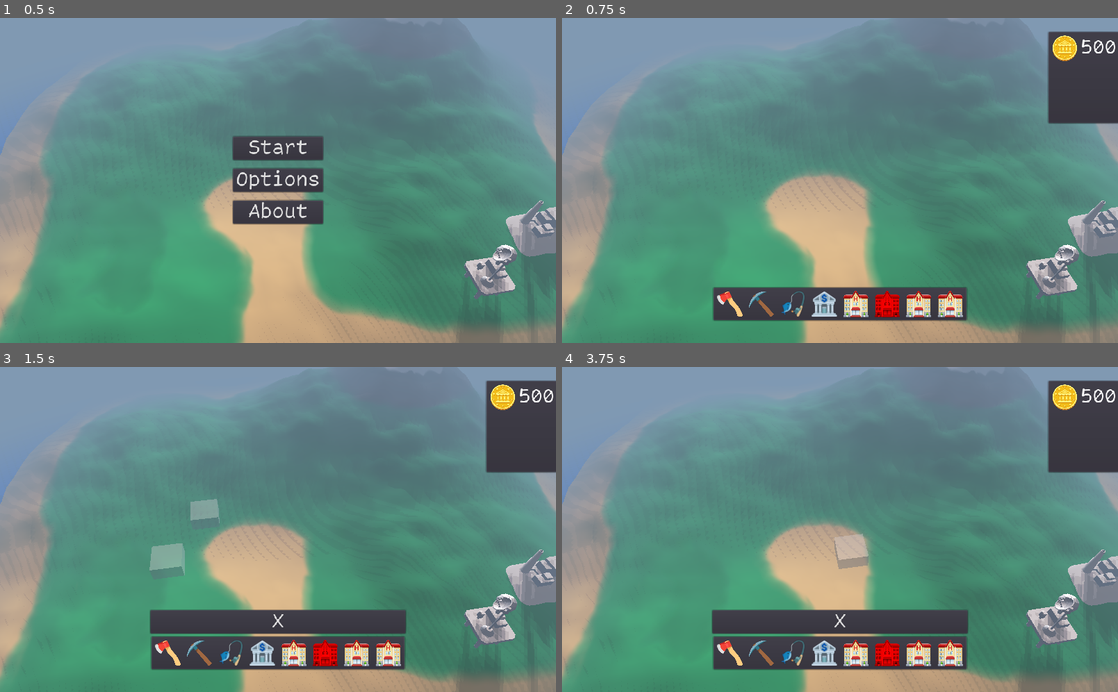
Above: before the commit, frames 1-4 (two rows, left to right).
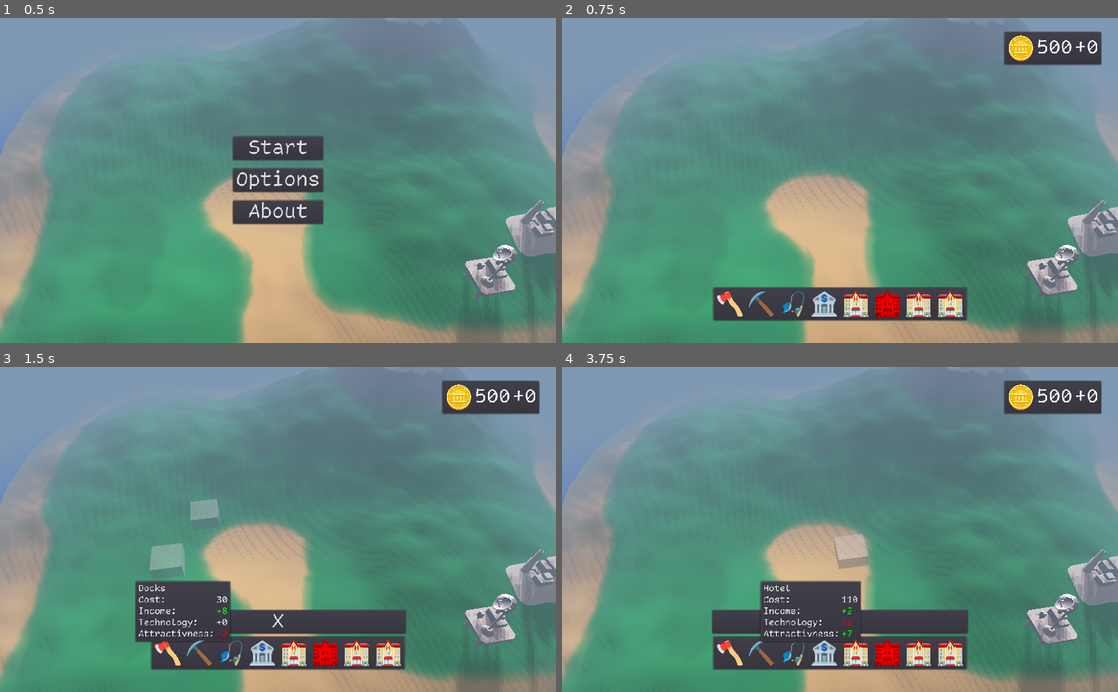
Above: after the commit, the same moments.

Repository: ash4rk/ld54-island-city-builder
Game: Godot game, scene res://main.tscn
The game is run twice, just before and just after one commit, with the same random seed, the same clock (stepped at 60 frames per second) and the same inputs.
Inputs (mouse positions are in pixels of both pictures, inside the frame that each line leads up to):
- Up to frame 1 (0.5 s): no input
- Up to frame 2 (0.75 s): click "Start" at 0.5 s
- Up to frame 3 (1.5 s): click (166, 653) at 1.25 s
- Up to frame 4 (3.75 s): click "X" at 2 s; click (762, 653) at 2.75 s; click (795, 653) at 3.5 s

Frame 1 is identical in both runs. In frame 2, 3.8% of the frame differs, in the area x 79-100%, y 4-33%; in frame 3, 6.0%, in the area x 24-100%, y 4-85%; in frame 4, 5.9%.

Commit message:
FEAT: Implement build info panel tooltip

Diff:
--- /dev/null
+++ b/assets/small_text_theme.tres
@@ -0,0 +1,9 @@
+[gd_resource type="Theme" load_steps=3 format=2]
+
+[ext_resource path="res://assets/fonts/ComicCode.otf" type="DynamicFontData" id=1]
+
+[sub_resource type="DynamicFont" id=1]
+font_data = ExtResource( 1 )
+
+[resource]
+default_font = SubResource( 1 )
--- a/autoload/global.gd
+++ b/autoload/global.gd
@@ -2,7 +2,8 @@
 
 const MAX_STEPS: int = 50
 
-var coins: int = 500 setget _set_coins;
+var coins: int = 500 setget _set_coins
+var income: int = 0 setget _set_income
 var current_step: int = 0
 
 signal update_stats()
@@ -26,6 +27,10 @@
 	coins = new_value
 	update_stats()
 
+func _set_income(new_value):
+	income = new_value
+	update_stats()
+
 func game_loop():
 	while current_step < MAX_STEPS:
 		print("current_step ", current_step)
--- a/main.tscn
+++ b/main.tscn
@@ -25,6 +25,7 @@
 [ext_resource path="res://assets/buildings_info/winery.tres" type="Resource" id=23]
 [ext_resource path="res://assets/buildings_info/hotel.tres" type="Resource" id=24]
 [ext_resource path="res://assets/buildings_info/meteo.tres" type="Resource" id=25]
+[ext_resource path="res://assets/small_text_theme.tres" type="Theme" id=26]
 
 [sub_resource type="SpatialMaterial" id=4]
 resource_local_to_scene = true
@@ -169,17 +170,17 @@
 [node name="StatsContainer" type="PanelContainer" parent="UI"]
 anchor_left = 1.0
 anchor_right = 1.0
-margin_left = -130.0
+margin_left = -211.0
 margin_top = 24.0
-margin_right = -40.0
-margin_bottom = 196.0
+margin_right = -73.0
+margin_bottom = 88.0
 
 [node name="GridContainer" type="GridContainer" parent="UI/StatsContainer"]
 margin_left = 7.0
 margin_top = 7.0
-margin_right = 83.0
-margin_bottom = 165.0
-columns = 2
+margin_right = 131.0
+margin_bottom = 57.0
+columns = 3
 
 [node name="CoinsTexture" type="TextureRect" parent="UI/StatsContainer/GridContainer"]
 margin_right = 50.0
@@ -194,6 +195,13 @@
 margin_right = 76.0
 margin_bottom = 43.0
 text = "0"
+
+[node name="IncomeValue" type="Label" parent="UI/StatsContainer/GridContainer"]
+margin_left = 80.0
+margin_top = 6.0
+margin_right = 124.0
+margin_bottom = 43.0
+text = "+0"
 
 [node name="BuildingContainer" type="VBoxContainer" parent="UI"]
 anchor_left = 0.5
@@ -214,14 +222,15 @@
 text = "X"
 
 [node name="BuildingButtons" type="PanelContainer" parent="UI/BuildingContainer"]
-margin_right = 296.0
+margin_right = 470.0
 margin_bottom = 64.0
 
 [node name="HBoxContainer" type="HBoxContainer" parent="UI/BuildingContainer/BuildingButtons"]
 margin_left = 7.0
 margin_top = 7.0
-margin_right = 289.0
+margin_right = 463.0
 margin_bottom = 57.0
+theme = ExtResource( 26 )
 custom_constants/separation = 8
 
 [node name="Docks" parent="UI/BuildingContainer/BuildingButtons/HBoxContainer" instance=ExtResource( 7 )]
@@ -252,19 +261,19 @@
 building_info = ExtResource( 21 )
 
 [node name="Spaceport" parent="UI/BuildingContainer/BuildingButtons/HBoxContainer" instance=ExtResource( 7 )]
-margin_left = 232.0
-margin_right = 282.0
+margin_left = 290.0
+margin_right = 340.0
 texture_normal = ExtResource( 10 )
 building_info = ExtResource( 20 )
 
 [node name="Meteo" parent="UI/BuildingContainer/BuildingButtons/HBoxContainer" instance=ExtResource( 7 )]
-margin_left = 232.0
-margin_right = 282.0
+margin_left = 348.0
+margin_right = 398.0
 texture_normal = ExtResource( 10 )
 building_info = ExtResource( 25 )
 
 [node name="Winery" parent="UI/BuildingContainer/BuildingButtons/HBoxContainer" instance=ExtResource( 7 )]
-margin_left = 232.0
-margin_right = 282.0
+margin_left = 406.0
+margin_right = 456.0
 texture_normal = ExtResource( 10 )
 building_info = ExtResource( 23 )
--- a/scenes/placeholder.gd
+++ b/scenes/placeholder.gd
@@ -6,7 +6,7 @@
 
 onready var buildings_node = $"../../"
 
-var want_to_build = null
+var want_to_build_info = null
 var cost_value = 0
 var currentState: int = State.NORMAL
 
@@ -19,7 +19,7 @@
 	if currentState == State.CONSTRUCTED:
 		return
 
-	if want_to_build == "_":
+	if want_to_build_info.build_name == "_":
 		change_state(State.RESTRICTED)
 	else:
 		change_state(State.ACTIVE)
@@ -53,7 +53,7 @@
 		return
 
 	if (event is InputEventMouseButton and event.pressed and event.button_index == BUTTON_LEFT) and Global.coins>= cost_value:
-		match want_to_build:
+		match want_to_build_info.build_name:
 			"Docks":
 				_create_building(preload("res://scenes/docks.tscn").instance())
 			"Bungalow":
@@ -75,6 +75,7 @@
 		change_state(State.CONSTRUCTED)
 		emit_signal("building_created")
 		Global.coins -= cost_value
+		Global.income += want_to_build_info.income
 		Global.next_move()
 
 func update_visibility(building_info):
@@ -82,7 +83,7 @@
 		return
 
 	cost_value = building_info.cost_coins
-	want_to_build = building_info.build_name
+	want_to_build_info = building_info
 	self.visible = self.terrain_tags == building_info.required_terrain
 
 func _create_building(build_instance):
--- a/scenes/placeholder.tscn
+++ b/scenes/placeholder.tscn
@@ -14,7 +14,6 @@
 depth = 4.0
 material = SubResource( 3 )
 script = ExtResource( 1 )
-terrain_tags = null
 
 [node name="Area" type="Area" parent="."]
 
--- a/scenes/ui/building_button.gd
+++ b/scenes/ui/building_button.gd
@@ -6,3 +6,33 @@
 
 func _ready():
 	cost = building_info.cost_coins
+	$InfoPanel/VBoxContainer/NameLabel.text = str(building_info.build_name)
+	$InfoPanel/VBoxContainer/CostValueLabel.text = str(building_info.cost_coins)
+	_set_sign_and_color($InfoPanel/VBoxContainer/IncomeValueLabel, building_info.income)
+	_set_sign_and_color($InfoPanel/VBoxContainer/TechnologyValueLabel, building_info.technologies)
+	_set_sign_and_color($InfoPanel/VBoxContainer/AttractivnessValueLabel, building_info.attractiveness)
+
+	self.connect("mouse_entered", self, "_on_mouse_entered")
+	self.connect("mouse_exited", self, "_on_mouse_exited")
+
+func _on_mouse_entered():
+	if !$InfoPanel.visible:
+		$InfoPanel.show()
+
+func _on_mouse_exited():
+	if $InfoPanel.visible:
+		$InfoPanel.hide()
+
+func _set_sign_and_color(label: Label, value: int):
+	var sign_char = ""
+	if value > 0:
+		sign_char = "+"
+		label.modulate = Color.green
+	elif value < 0:
+		sign_char = "-"
+		label.modulate = Color.red
+	elif value == 0:
+		sign_char = "+"
+		label.modulate = Color.white
+
+	label.text = sign_char+str(abs(value))
--- a/scenes/ui/building_button.tscn
+++ b/scenes/ui/building_button.tscn
@@ -10,3 +10,79 @@
 texture_normal = ExtResource( 1 )
 expand = true
 script = ExtResource( 2 )
+
+[node name="InfoPanel" type="PanelContainer" parent="."]
+visible = false
+margin_left = -36.0
+margin_top = -109.0
+margin_right = 78.0
+margin_bottom = -9.0
+
+[node name="VBoxContainer" type="GridContainer" parent="InfoPanel"]
+margin_left = 7.0
+margin_top = 7.0
+margin_right = 107.0
+margin_bottom = 93.0
+columns = 2
+
+[node name="NameLabel" type="Label" parent="InfoPanel/VBoxContainer"]
+margin_right = 88.0
+margin_bottom = 14.0
+text = "Name"
+
+[node name="Empty" type="Label" parent="InfoPanel/VBoxContainer"]
+margin_left = 92.0
+margin_right = 100.0
+margin_bottom = 14.0
+
+[node name="CostLabel" type="Label" parent="InfoPanel/VBoxContainer"]
+margin_top = 18.0
+margin_right = 88.0
+margin_bottom = 32.0
+text = "Cost: "
+
+[node name="CostValueLabel" type="Label" parent="InfoPanel/VBoxContainer"]
+margin_left = 92.0
+margin_top = 18.0
+margin_right = 100.0
+margin_bottom = 32.0
+text = "0"
+
+[node name="IncomeLabel" type="Label" parent="InfoPanel/VBoxContainer"]
+margin_top = 36.0
+margin_right = 88.0
+margin_bottom = 50.0
+text = "Income:"
+
+[node name="IncomeValueLabel" type="Label" parent="InfoPanel/VBoxContainer"]
+margin_left = 92.0
+margin_top = 36.0
+margin_right = 100.0
+margin_bottom = 50.0
+text = "0"
+
+[node name="TechnologyLabel" type="Label" parent="InfoPanel/VBoxContainer"]
+margin_top = 54.0
+margin_right = 88.0
+margin_bottom = 68.0
+text = "Technology:"
+
+[node name="TechnologyValueLabel" type="Label" parent="InfoPanel/VBoxContainer"]
+margin_left = 92.0
+margin_top = 54.0
+margin_right = 100.0
+margin_bottom = 68.0
+text = "0"
+
+[node name="AttractivnessLabel" type="Label" parent="InfoPanel/VBoxContainer"]
+margin_top = 72.0
+margin_right = 88.0
+margin_bottom = 86.0
+text = "Attractivness:"
+
+[node name="AttractivnessValueLabel" type="Label" parent="InfoPanel/VBoxContainer"]
+margin_left = 92.0
+margin_top = 72.0
+margin_right = 100.0
+margin_bottom = 86.0
+text = "0"
--- a/scripts/ui.gd
+++ b/scripts/ui.gd
@@ -2,16 +2,34 @@
 
 onready var buttons = $BuildingContainer/BuildingButtons/HBoxContainer.get_children()
 onready var coins_value = $StatsContainer/GridContainer/CoinsValue
+onready var income_value = $StatsContainer/GridContainer/IncomeValue
 
 func _ready():
 	print("ui_ready")
-	Global.connect("update_stats", self, "_up_update_stats_event")
+	Global.connect("update_stats", self, "_update_stats_event")
 
-func _up_update_stats_event():
+func _update_stats_event():
 	for button in buttons:
 		# TODO: Change to enable/disable
 		if button.cost > Global.coins:
 			button.modulate = Color.red
 		else:
 			button.modulate = Color.white
+
+	_update_coins_value()
+
+func _update_coins_value():
 	coins_value.text = str(Global.coins)
+
+	var income_text = ""
+	if Global.income > 0:
+		income_text = "+"
+		income_value.modulate = Color.green
+	elif Global.income < 0:
+		income_text = "-"
+		income_value.modulate = Color.red
+	elif Global.income == 0:
+		income_text = "+"
+		income_value.modulate = Color.white
+
+	income_value.text = income_text+str(abs(Global.income))
Not shown: 1 places in main.tscn that only renumber resources
